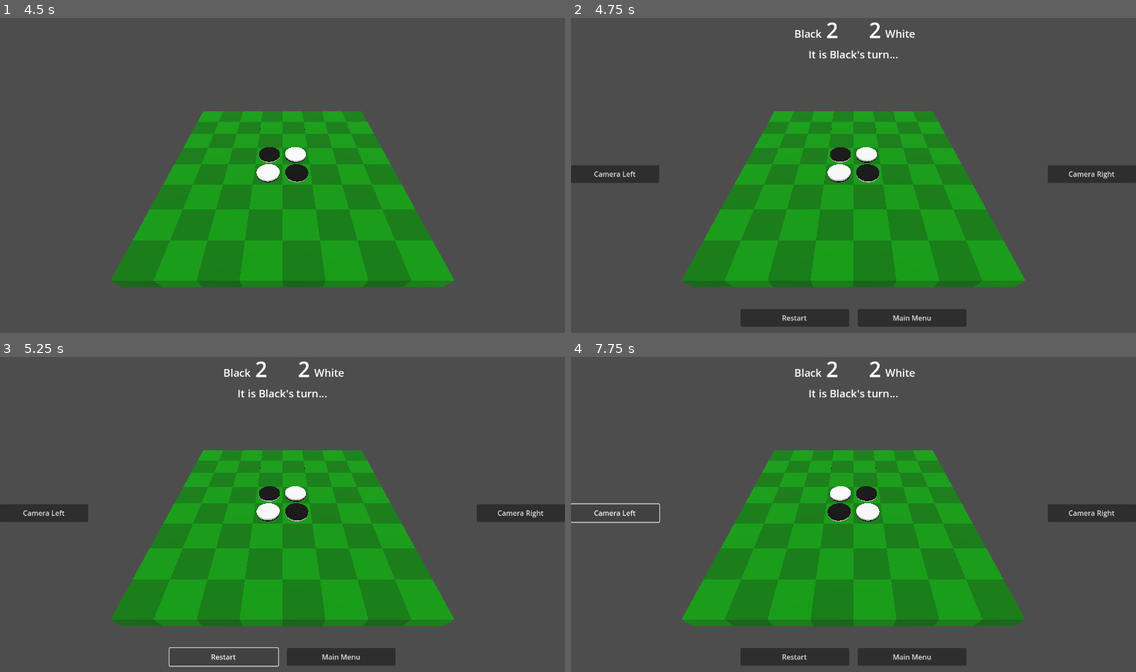
Above: before the commit, frames 1-4 (two rows, left to right).
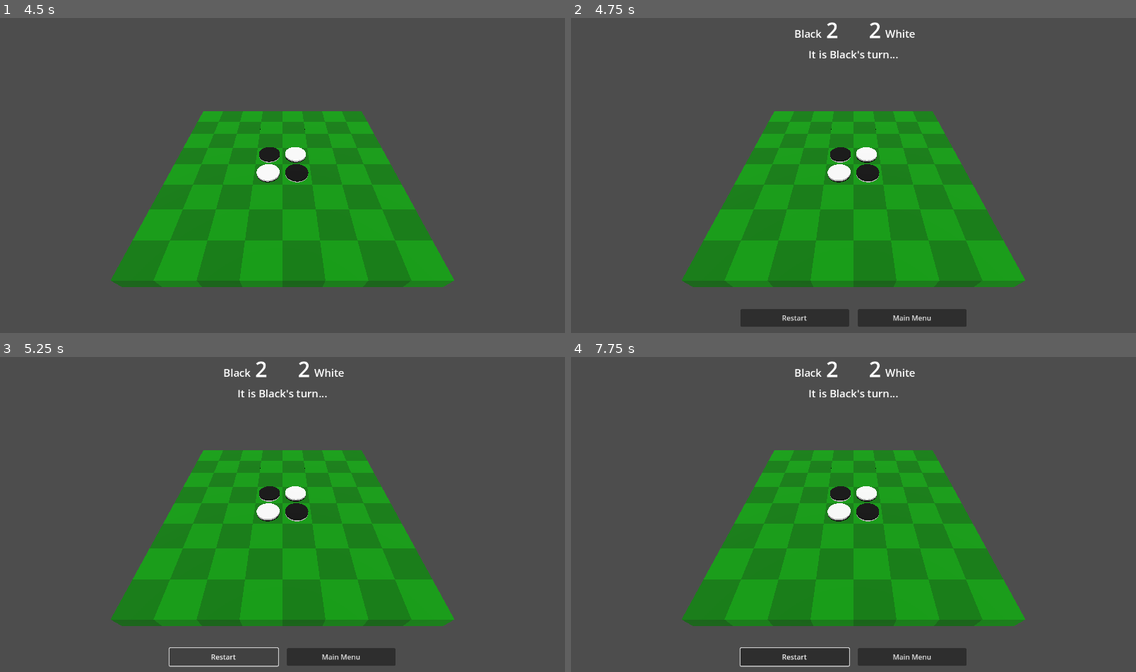
Above: after the commit, the same moments.

Repository: phrasmotica/othello
Game: Godot game, scene res://scenes/3d/main_menu_3d.tscn
The game is run twice, just before and just after one commit, with the same random seed, the same clock (stepped at 60 frames per second) and the same inputs.
Inputs (mouse positions are in pixels of both pictures, inside the frame that each line leads up to):
- Up to frame 1 (4.5 s): move the mouse to (406, 159) at 0.52 s; click (406, 159) at 0.67 s; click "Start Game" at 1.25 s; move the mouse to (169, 191) at 2.02 s; click (169, 191) at 2.17 s; move the mouse to (339, 103) at 2.77 s; click (339, 103) at 2.92 s; move the mouse to (254, 238) at 3.52 s; click (254, 238) at 3.67 s; tap Enter at 4.25 s; move the mouse to (452, 222) at 4.27 s; click (452, 222) at 4.42 s
- Up to frame 2 (4.75 s): no input
- Up to frame 3 (5.25 s): click "Restart" at 5 s
- Up to frame 4 (7.75 s): click "Restart" at 5.75 s; click "Restart" at 6.5 s; click (616, 514) at 7.25 s, where only the run before the commit has a clickable "Camera Left"

Frame 1 is identical in both runs. In frame 2, 1.6% of the frame differs, in the area x 0-100%, y 46-53%; in frame 3, 1.6%; in frame 4, 26%, in the area x 0-100%, y 29-99%.

Commit message:
Remove camera buttons from 3D game scene

Diff:
--- a/scenes/3d/game_3d.tscn
+++ b/scenes/3d/game_3d.tscn
@@ -9,7 +9,6 @@
 [ext_resource type="PackedScene" uid="uid://dbt4l8heggobx" path="res://scenes/score_ui.tscn" id="5_1k7n7"]
 [ext_resource type="PackedScene" uid="uid://h7i6lleviljq" path="res://scenes/3d/camera_rig.tscn" id="5_o4xlo"]
 [ext_resource type="PackedScene" uid="uid://most7j8bx8hc" path="res://scenes/game_buttons.tscn" id="6_50uei"]
-[ext_resource type="PackedScene" uid="uid://c7xpuvgvkpxf8" path="res://scenes/3d/camera_buttons.tscn" id="7_rvo34"]
 
 [node name="Game3D" type="Node3D"]
 script = ExtResource("1_b1isx")
@@ -61,10 +60,6 @@
 size_flags_vertical = 0
 game_logic = NodePath("../../../../../../OthelloGameLogic3D")
 
-[node name="CameraButtons" parent="Board3D/CameraRig/Camera3D/UICanvas/MarginContainer" node_paths=PackedStringArray("camera_rig") instance=ExtResource("7_rvo34")]
-layout_mode = 2
-camera_rig = NodePath("../../../..")
-
 [node name="GameButtons" parent="Board3D/CameraRig/Camera3D/UICanvas/MarginContainer" node_paths=PackedStringArray("game_logic") instance=ExtResource("6_50uei")]
 unique_name_in_owner = true
 layout_mode = 2
Not shown: 1 places in scenes/3d/game_3d.tscn that only renumber resources
